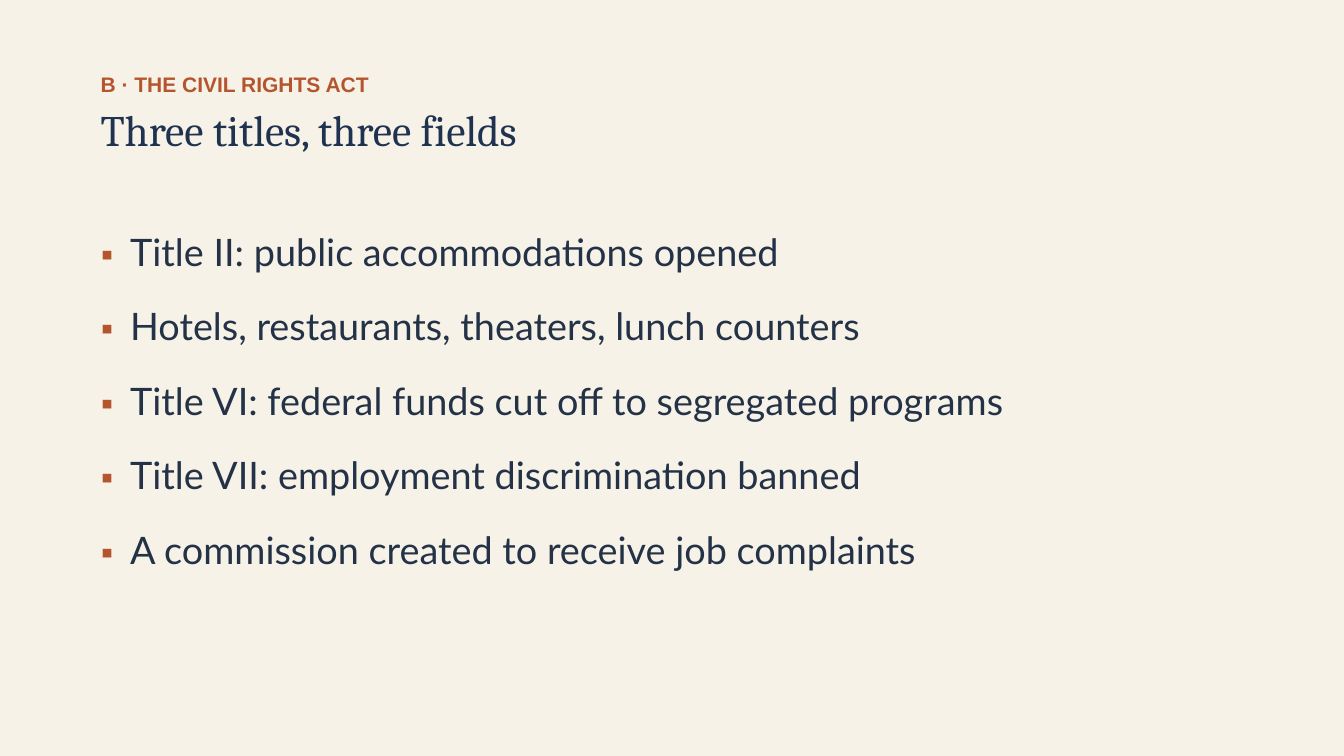
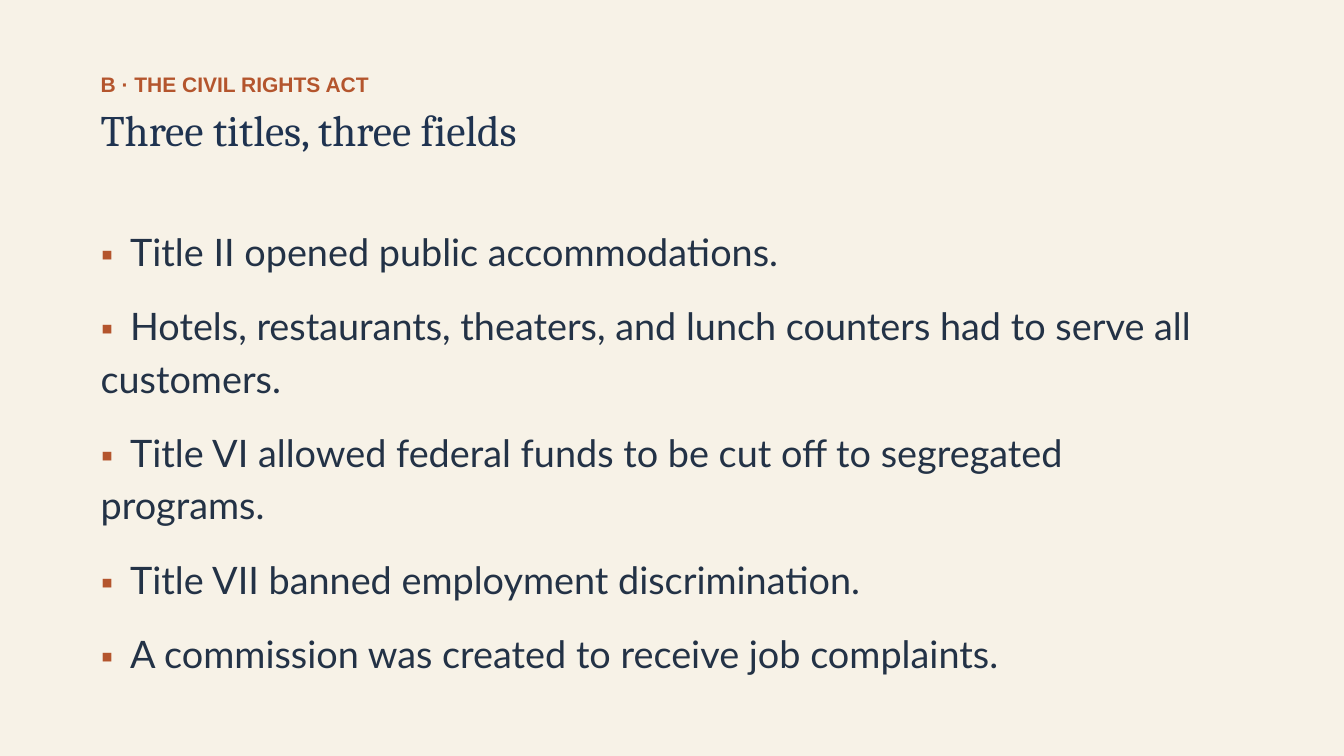
Before and after one commit to ab17gthb/humanities-curriculum-group, a slide deck: slide 8 of civil-rights/lesson-06/lesson-06-slides.pptx. Drawn at 1344x756 pixels with LibreOffice and Linux fonts; fonts in the diff are those of the drawing. Boxes give left, top, right and bottom in pixels: in the first picture for what was removed or moved away, otherwise in the second. Text is boxed around its words. In the diff, an @@ line names an element or a change of style, - is before the commit and + after.

```diff
--- a/civil-rights/lesson-06/lesson-06-slides.pptx
+++ b/civil-rights/lesson-06/lesson-06-slides.pptx
@@ text at bbox=[101, 238, 1191, 675]: text changed @@
-▪ Title II: public accommodations opened
-▪ Hotels, restaurants, theaters, lunch counters
-▪ Title VI: federal funds cut off to segregated programs
-▪ Title VII: employment discrimination banned
-▪ A commission created to receive job complaints
+▪ Title II opened public accommodations.
+▪ Hotels, restaurants, theaters, and lunch counters had to serve all customers.
+▪ Title VI allowed federal funds to be cut off to segregated programs.
+▪ Title VII banned employment discrimination.
+▪ A commission was created to receive job complaints.
```
Also in this commit, not shown: 9 other slides changed, 6 other files.
